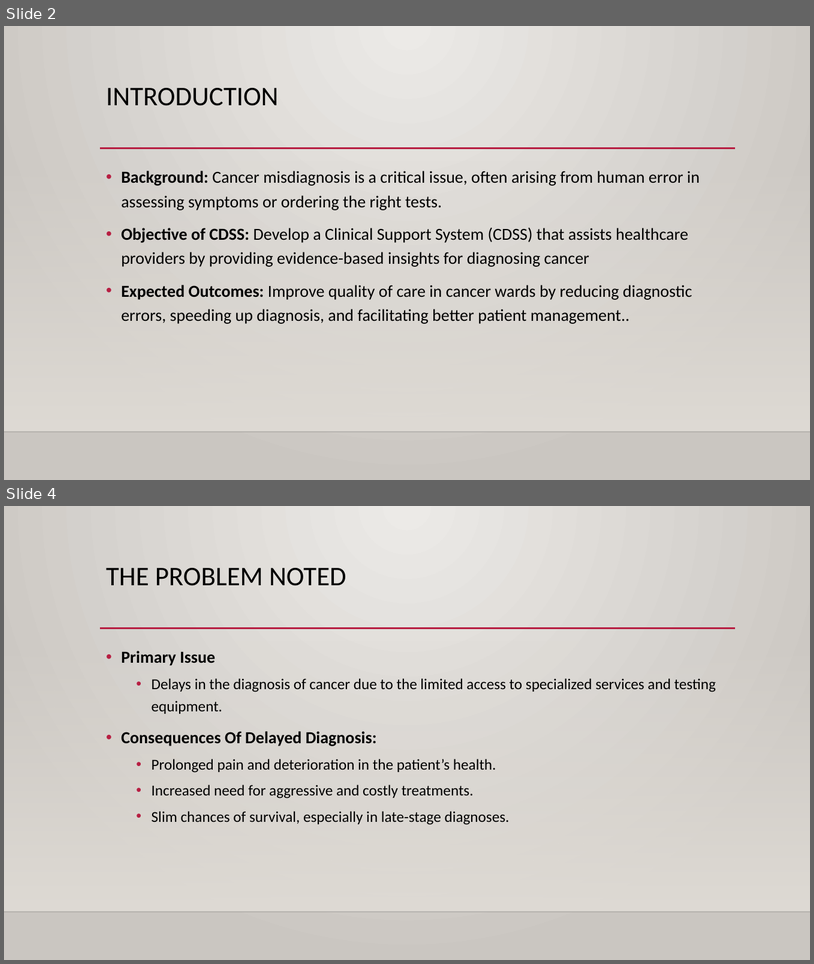
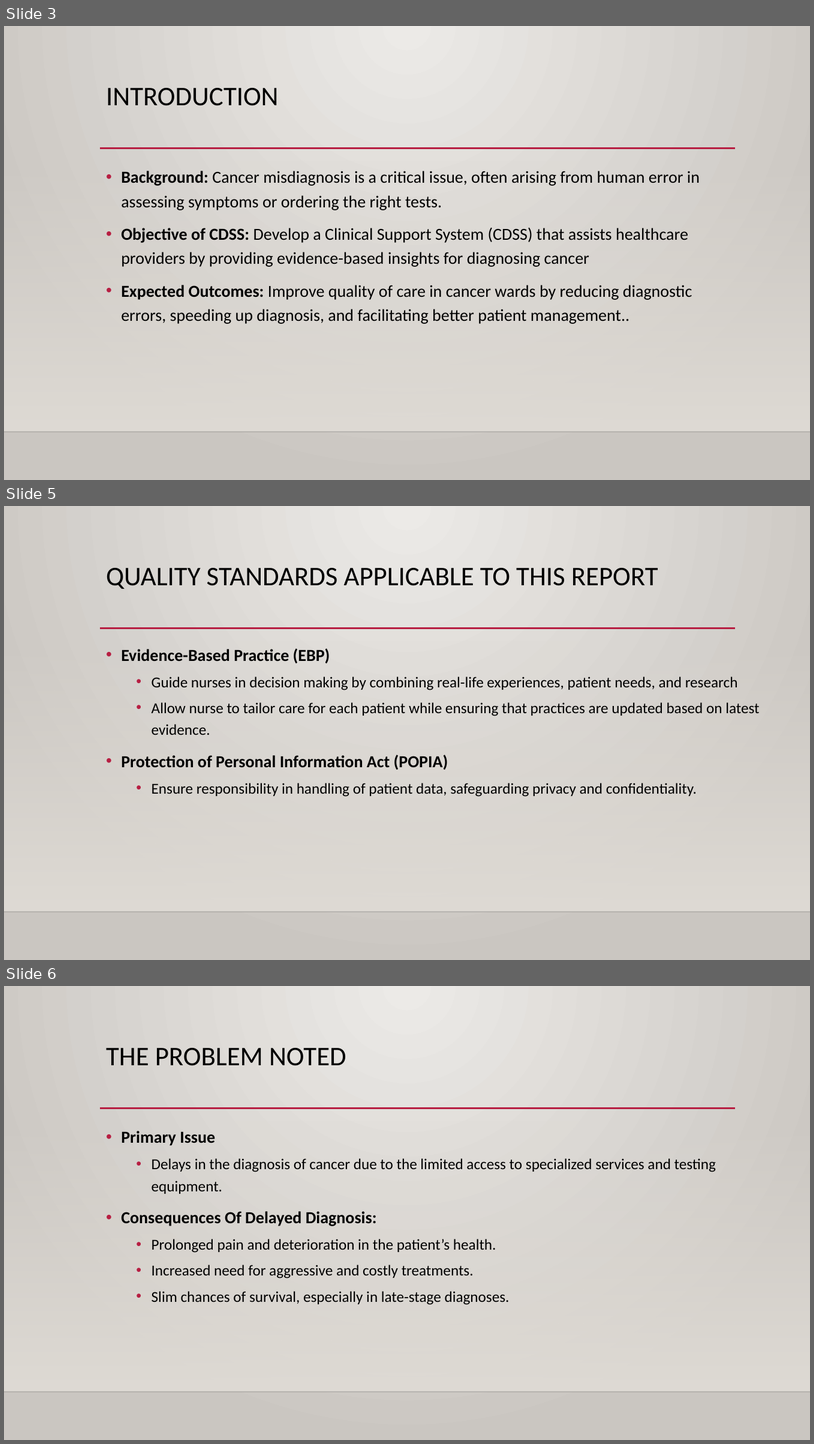
Before and after one commit to Wvrmhat/VMHC300_project, a slide deck: Presentation/QIP Presentation_BIT group_Updated.pptx. Shown one above the other, each under a label of ours: slides 2 and 4 before the commit, slides 3, 5 and 6 after it; the slides between them are not shown. The pictures are 814x964 and 814x1444 pixels, drawn with LibreOffice and Linux fonts; fonts in the diff are those of the drawing; background and template pictures are left out. Boxes give left, top, right and bottom in pixels: in the first picture for what was removed or moved away, otherwise in the second. Text is boxed around its words. In the diff, an @@ line names an element or a change of style, - is before the commit and + after.

```diff
--- a/Presentation/QIP Presentation_BIT group_Updated.pptx
+++ b/Presentation/QIP Presentation_BIT group_Updated.pptx
@@ slide 5 added at (x1=4, y1=506, x2=810, y2=960), background gradient #ECEAE7 to #CAC7C1; not listed: 3 template elements that a slide beside it also shows @@
@@ title added at (x1=106, y1=568, x2=659, y2=589), 32 pt, text #000000 @@
+QUALITY STANDARDS APPLICABLE TO THIS REPORT
@@ text added at (x1=121, y1=648, x2=759, y2=796), 18 pt, text #000000 @@
+• Evidence-Based Practice (EBP)
+  • Guide nurses in decision making by combining real-life experiences, patient needs, and research
+  • Allow nurse to tailor care for each patient while ensuring that practices are updated based on latest evidence.
+• Protection of Personal Information Act (POPIA)
+  • Ensure responsibility in handling of patient data, safeguarding privacy and confidentiality.
@@ what was slide 2 is now slide 3 @@
@@ what was slide 4 is now slide 6 @@
```
Also in this commit, not shown: 4 slides changed, 6 other slides added, 3 slides removed.
